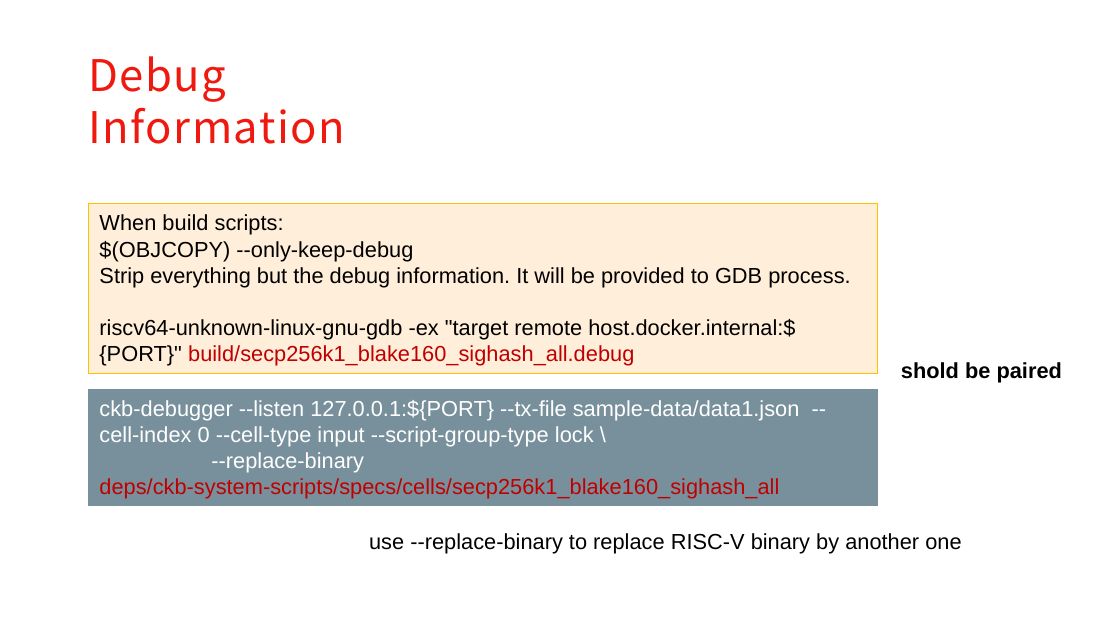
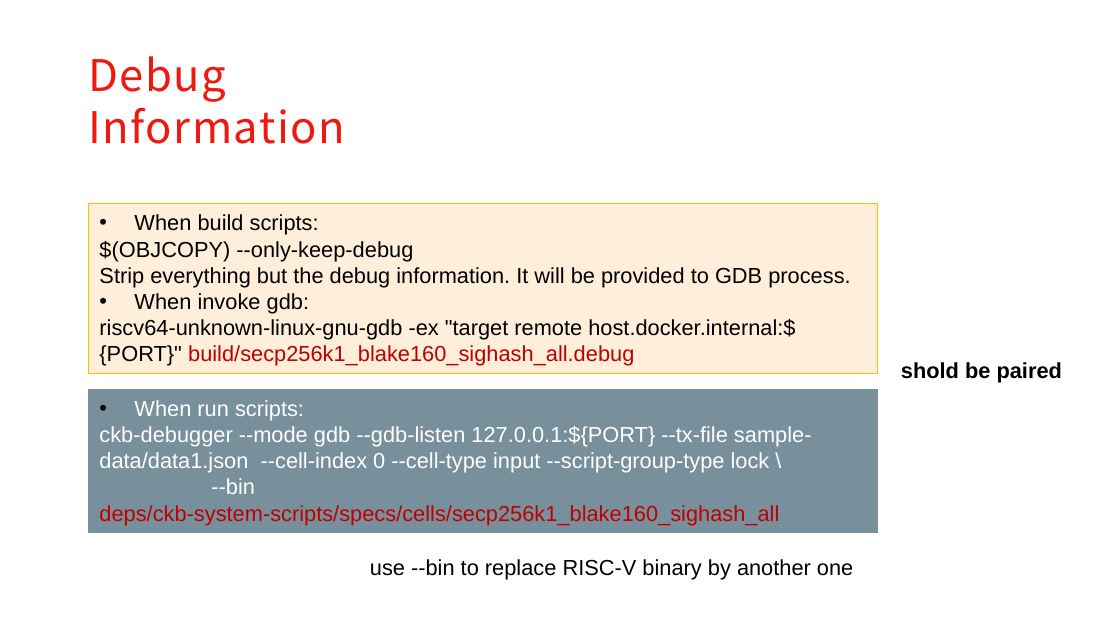
Before and after one commit to XuJiandong/ckb-debugger-playground, a slide deck: slide 8 of slides/presentation.pptx. Drawn at 1120x630 pixels with LibreOffice and Linux fonts; fonts in the diff are those of the drawing; background and template pictures are left out. Boxes give left, top, right and bottom in pixels: in the first picture for what was removed or moved away, otherwise in the second. Text is boxed around its words. In the diff, an @@ line names an element or a change of style, - is before the commit and + after.

Commit message:
updated according to new ckb-debugger

```diff
--- a/slides/presentation.pptx
+++ b/slides/presentation.pptx
@@ text in rectangle at <box>134,214,319,235</box>: bullet none to • @@
@@ text in rectangle at <box>134,293,309,314</box>: paragraph added @@
+• When invoke gdb:
@@ rectangle "When run scripts:": place and size @@
-rectangle "When run scripts:" at <box>88,390,877,506</box>
+rectangle "When run scripts:" at <box>88,390,877,533</box>
@@ text in rectangle at <box>99,400,812,525</box>: text changed @@
-ckb-debugger --listen 127.0.0.1:${PORT} --tx-file sample-data/data1.json --cell-index 0 --cell-type input --script-group-type lock \
---replace-binary deps/ckb-system-scripts/specs/cells/secp256k1_blake160_sighash_all
+• When run scripts:
+ckb-debugger --mode gdb --gdb-listen 127.0.0.1:${PORT} --tx-file sample-data/data1.json --cell-index 0 --cell-type input --script-group-type lock \
+--bin deps/ckb-system-scripts/specs/cells/secp256k1_blake160_sighash_all
@@ text at <box>370,559,853,580</box>: text changed @@
-use --replace-binary to replace RISC-V binary by another one
+use --bin to replace RISC-V binary by another one
```
Also in this commit, not shown: 7 other slides changed, 3 slides added, 2 other files.
